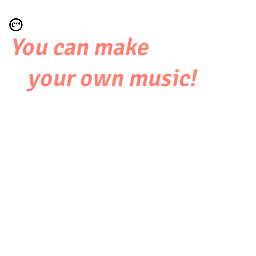
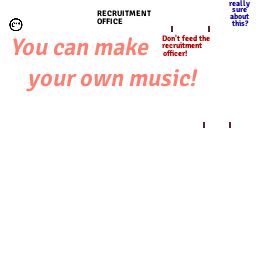
Two versions of the same layered image (256x256). Layer-by-layer changes:
added layer "this?" above "about" over [232, 20, 249, 27]
added layer "about" above "sure" over [230, 13, 249, 20]
added layer "sure" above "really" over [232, 7, 247, 13]
added layer "really" above "officer!" over [229, 0, 250, 8]
added layer "officer!" above "your own music!" over [163, 50, 187, 57]
added layer "OFFICE" above "RECRUITMENT" over [97, 18, 123, 25]
added layer "RECRUITMENT" above "recruitment" over [97, 10, 152, 17]
added layer "recruitment" above "Don't feed the" over [162, 42, 202, 49]
added layer "Don't feed the" above "Ebene" over [162, 34, 210, 42]
painted on "Ebene" over [162, 7, 242, 128]
